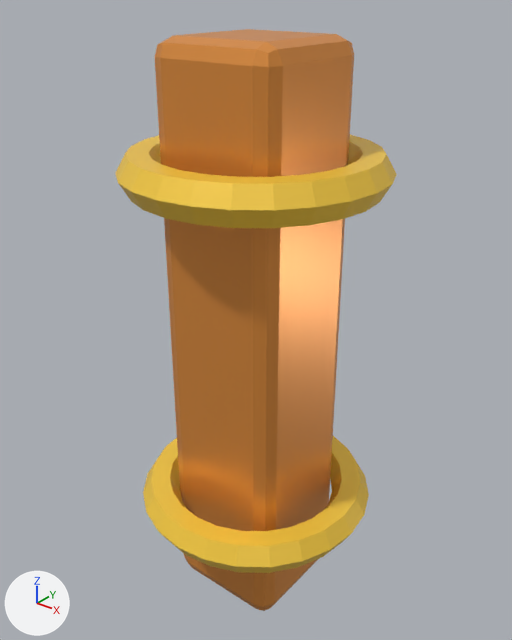
What one commit did to the glTF model assets/models/items/item-electromagnetic-control-rod/item-electromagnetic-control-rod_variant_a.glb.
Rendered twice from a 50 mm camera at (0.493, -0.616, 0.715) aimed at (-0.008, 0.01, 0.327). Arrows for +X, +Y and +Z are at lower left; the lights stay in place. The first picture is the older version. Objects named as collision shapes, trigger or cutter boxes, shadow casters or lower levels of detail are left out. Where no turn or scale is listed for an object, it has been applied to the vertices.

Script lines for the objects in view, before the commit:
```python
mat_item_amber_enamel = principled_material('Item amber enamel')
mat_item_amber_enamel.base_color = (0.85, 0.32, 0.06)  # orange #ed9945
mat_item_amber_enamel.metallic = 0.42
mat_item_amber_enamel.roughness = 0.34
mat_item_safety_yellow = principled_material('Item safety yellow')
mat_item_safety_yellow.base_color = (1.0, 0.65, 0.06)  # yellow #ffd345
mat_item_safety_yellow.metallic = 0.18
mat_item_safety_yellow.roughness = 0.38
me_cube_1201 = bpy.data.meshes.new('Cube.1201')
me_cube_1201.from_pydata(...)  # 56 vertices, 108 faces; spans x -0.08..0.08, y -0.08..0.08, z -0.36..0.36
me_cube_1201.materials.append(mat_item_amber_enamel)  # orange #ed9945
me_torus_276 = bpy.data.meshes.new('Torus.276')
me_torus_276.from_pydata(...)  # 144 vertices, 288 faces; spans x -0.155..0.155, y -0.155..0.155, z -0.022..0.022
me_torus_276.materials.append(mat_item_safety_yellow)  # yellow #ffd345
me_torus_277 = bpy.data.meshes.new('Torus.277')
me_torus_277.from_pydata(...)  # 144 vertices, 288 faces; spans x -0.155..0.155, y -0.155..0.155, z -0.022..0.022
me_torus_277.materials.append(mat_item_safety_yellow)  # yellow #ffd345
ob_long_component = bpy.data.objects.new('Long component', me_cube_1201)
ob_long_component.location = (0.0, 0.0, 0.3)
ob_machined_collar = bpy.data.objects.new('Machined collar', me_torus_277)
ob_machined_collar.location = (0.0, 0.0, 0.52)
ob_machined_collar_001 = bpy.data.objects.new('Machined collar.001', me_torus_276)
ob_machined_collar_001.location = (0.0, 0.0, 0.08)
```
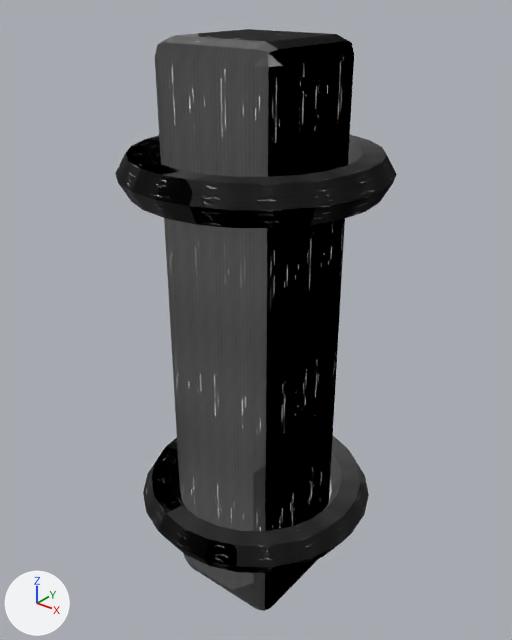
The newer file is also turned or shifted as a whole; pictures and numbers use the older file's frame.

Changed parts and their boxes (x1, y1, x2, y2) in the pictures (512 x 640 px):
'Long component', surface changed (orange to grey): (155, 29, 354, 611) in both
'Machined collar', surface changed (yellow to black): (115, 134, 397, 228) in both
'Machined collar.001', surface changed (yellow to black): (143, 436, 369, 573) in both

The change, as a list of edits to the scene's bpy script:
```text
Add img_metal_height:
    img_metal_height = load_image('metal_height', '_unpacked/metal_height', 256, 256, 'Non-Color')
Add img_metal_roughness_001:
    img_metal_roughness_001 = load_image('metal_roughness.001', '_unpacked/metal_roughness.001', 256, 256, 'Non-Color')
Add img_metal_albedo:
    img_metal_albedo = load_image('metal_albedo', '_unpacked/metal_albedo', 256, 256, 'sRGB')
Add img_metal_roughness:
    img_metal_roughness = load_image('metal_roughness', '_unpacked/metal_roughness', 256, 256, 'Non-Color')
Change mat_item_amber_enamel:
    remove # nodes: BsdfPrincipled, OutputMaterial
    remove # colours: orange #ed9945
    nodes: BsdfPrincipled, Math, NormalMap, OutputMaterial, SeparateColor, TexImage x3
    uses the picture img_metal_albedo
    uses the picture img_metal_height
    uses the picture img_metal_roughness
Change mat_item_safety_yellow:
    remove # nodes: BsdfPrincipled, OutputMaterial
    remove # colours: yellow #ffd345
    nodes: BsdfPrincipled, Math, NormalMap, OutputMaterial, SeparateColor, TexImage x3
    uses the picture img_metal_albedo
    uses the picture img_metal_height
    uses the picture img_metal_roughness_001
```
